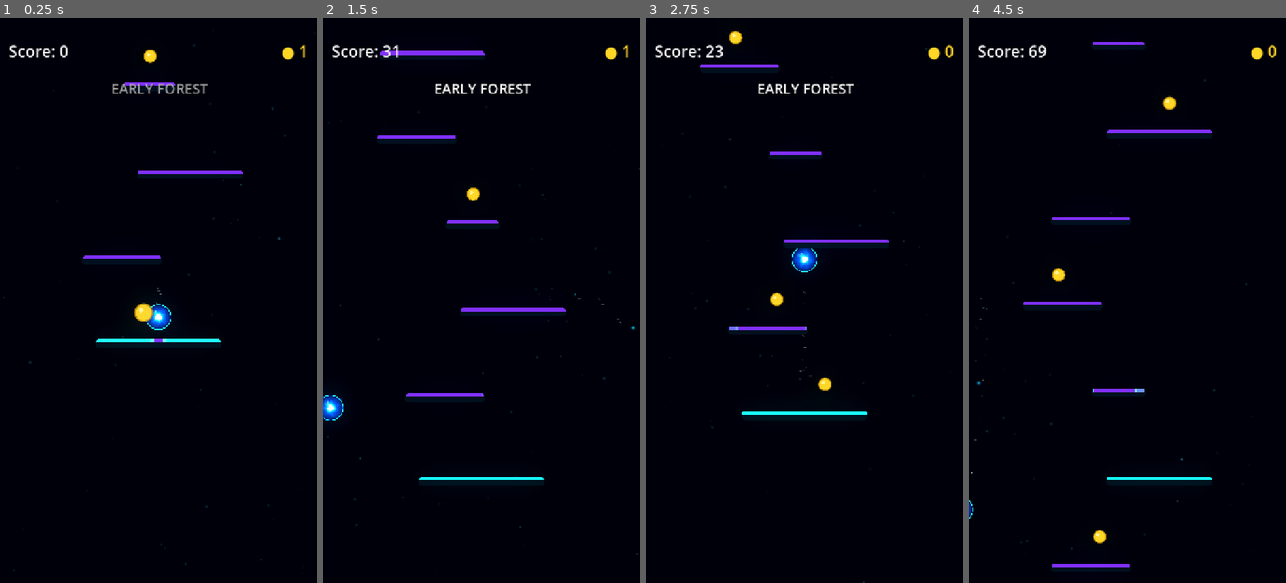
Above: before the commit, frames 1-4 (left to right).
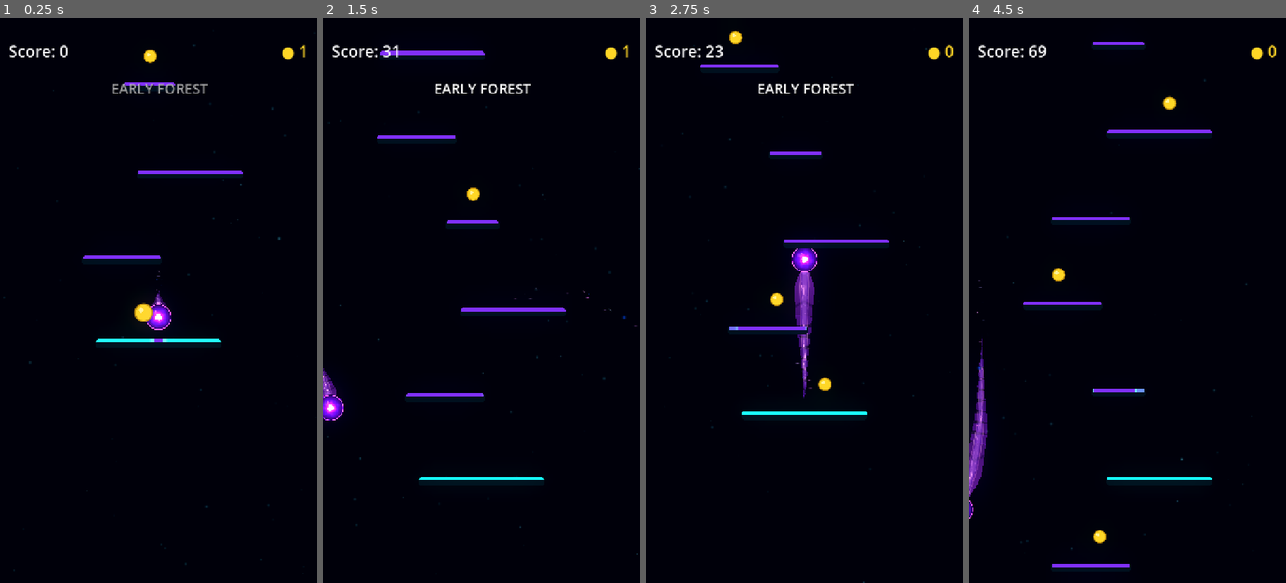
Above: after the commit, the same moments.

Repository: Kryodo/TowerJump
Game: Godot game, scene res://scenes/main.tscn
Same seed, same stepped clock (60 frames per second), same inputs: the game is played once before the commit and once after it.
Inputs (mouse positions are in pixels of both pictures, inside the frame that each line leads up to):
- Up to frame 1 (0.25 s): no input
- Up to frame 2 (1.5 s): move the mouse to (551, 272) at 0.52 s; hold Right (ui_right) 0.53-1.25 s; click (551, 272) at 0.67 s; drag from (418, 328) to (471, 193) at 1.27 s
- Up to frame 3 (2.75 s): click "Nochmal spielen" at 2 s
- Up to frame 4 (4.5 s): move the mouse to (1159, 176) at 2.77 s; hold Right (ui_right) 2.78-3.5 s; drag from (1111, 413) to (1057, 215) at 3.52 s; move the mouse to (1222, 385) at 4.27 s; hold Left (ui_left) from 4.28 s (still down)

The runs differ from the first frame. In frame 1, 0.3% of the frame differs, in the area x 46-54%, y 44-56%; in frame 2, 0.4%; in frame 3, 1.0%, in the area x 46-54%, y 40-68%; in frame 4, 0.9%.
Error before the commit: Parse Error: Function "_update_particle_emitters()" not found in base self. (res://scripts/ball_trail.gd:295)

Commit message:
Restore missing trail particle emitter helper

Diff:
--- a/scripts/ball_trail.gd
+++ b/scripts/ball_trail.gd
@@ -1279,6 +1279,30 @@
 	_set_shed_gap_uniforms(_shed_piece_material, _empty_shed_gap_intervals())
 
 
+func _update_particle_emitters(
+	current_world_position: Vector2,
+	movement: Vector2,
+	distance_from_trail: float
+) -> void:
+	if distance_from_trail > 0.01 and distance_from_trail <= max_segment_distance:
+		_last_emission_direction = -movement.normalized()
+
+	# Spawn geometric fragments from the back of the orb, not its centre, so
+	# they appear to break away from the comet tail rather than through the ball.
+	var emission_position: Vector2 = (
+		current_world_position + _last_emission_direction * trail_head_offset
+	)
+	for emitter in _particle_emitters:
+		emitter.global_position = emission_position
+		var material := emitter.process_material as ParticleProcessMaterial
+		if material != null:
+			material.direction = Vector3(
+				_last_emission_direction.x,
+				_last_emission_direction.y,
+				0.0
+			)
+
+
 func _apply_visual_palette() -> void:
 	var energy_head: Color
 	var energy_tail: Color
